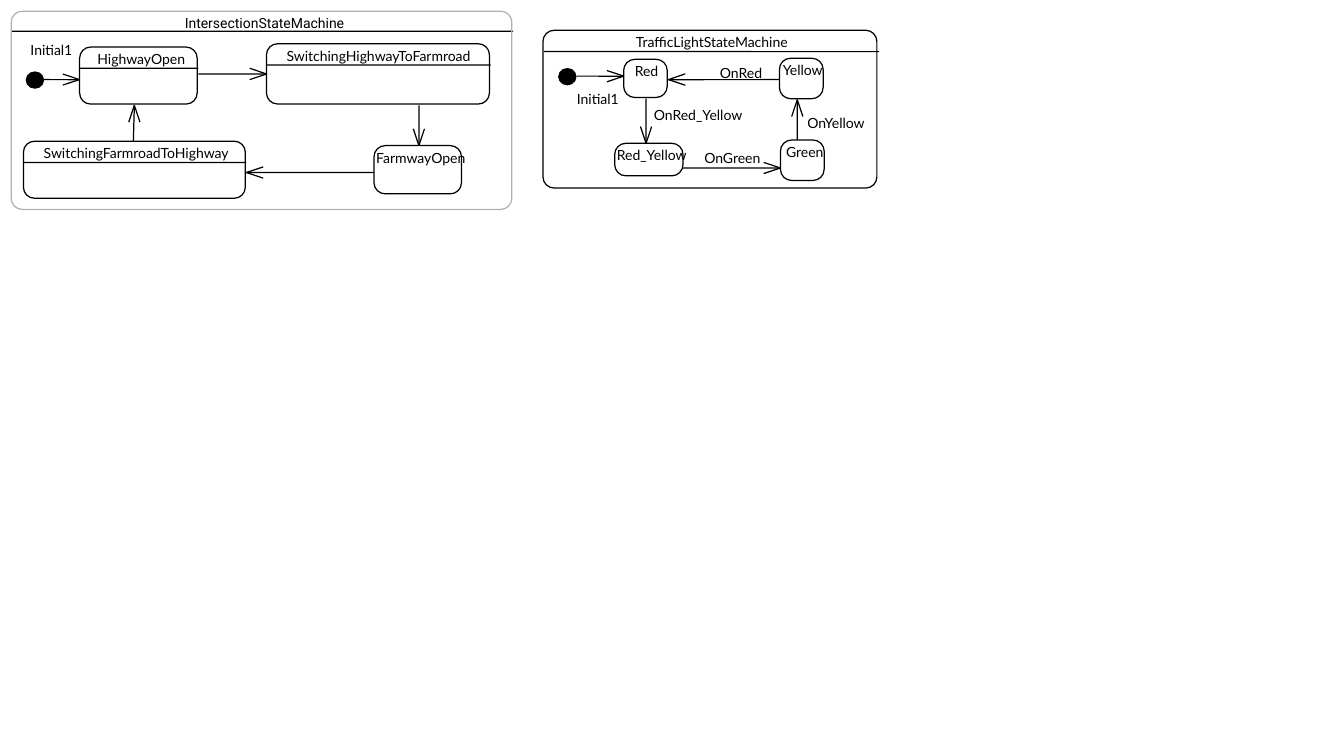
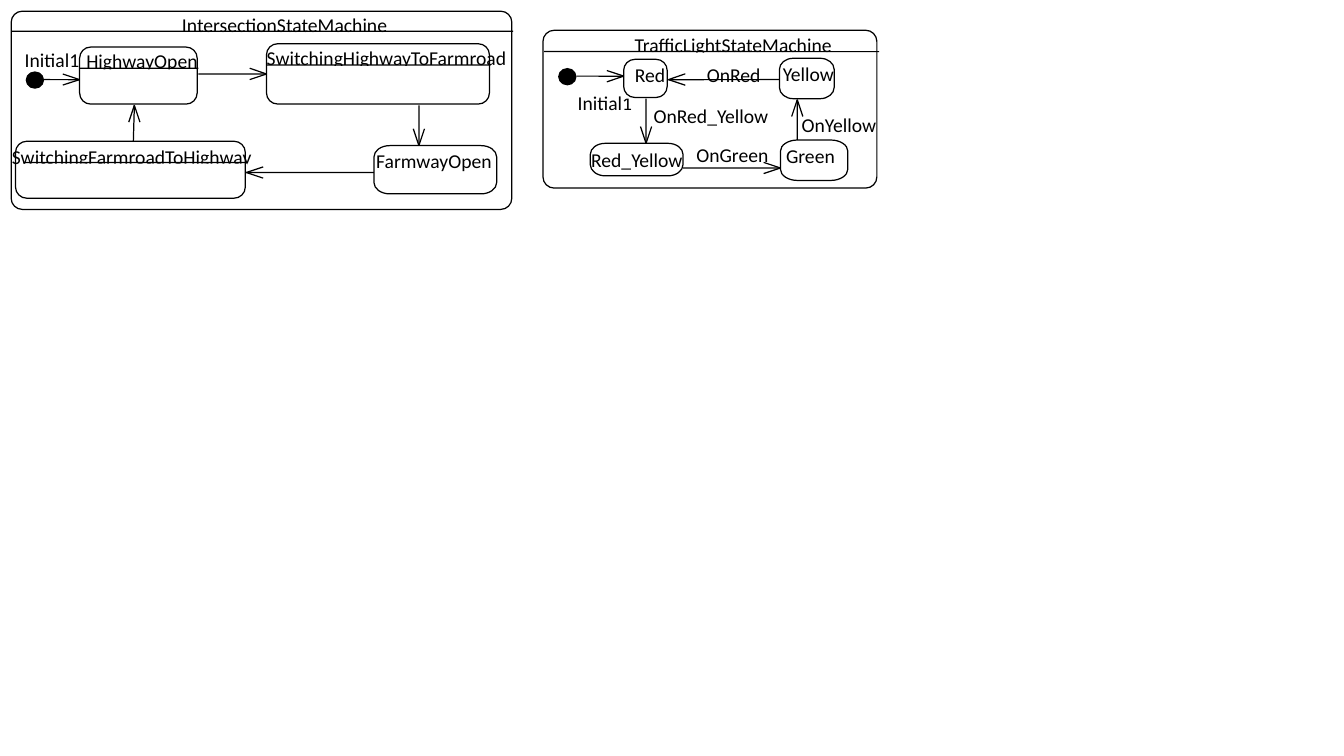
Before and after one commit to phamvancam2104/USMSyncCpp, a slide deck: slide 1 of figures/casestudystatemachine.pptx. Drawn at 1344x756 pixels with LibreOffice and Linux fonts; fonts in the diff are those of the drawing. Boxes give left, top, right and bottom in pixels: in the first picture for what was removed or moved away, otherwise in the second. Text is boxed around its words. In the diff, an @@ line names an element or a change of style, - is before the commit and + after.

```diff
--- a/figures/casestudystatemachine.pptx
+++ b/figures/casestudystatemachine.pptx
@@ freeform shape at [11,11,512,210]: outline #B0B0B0 0.88 pt to #000000 0.88 pt @@
@@ text "IntersectionStateMachine" at [182,18,387,32]: size 10 to 14 pt, font Roboto to Calibri @@
@@ text "Initial1": place and size @@
-text "Initial1" at [30,44,72,55]
+text "Initial1" at [25,53,79,73]
@@ text "HighwayOpen": place and size @@
-text "HighwayOpen" at [97,53,185,68]
+text "HighwayOpen" at [86,52,197,74]
@@ text "SwitchingHighwayToFarmroad": place and size @@
-text "SwitchingHighwayToFarmroad" at [287,50,471,64]
+text "SwitchingHighwayToFarmroad" at [267,49,506,71]
@@ size 10 to 14 pt, font Lato to Calibri in 15 elements at [635,68,665,82], [783,65,834,87], [786,150,835,163], [578,94,632,110], [707,68,761,82], [802,116,877,138], [86,52,197,74], [25,53,79,73], [696,149,768,168], [376,152,491,171], [654,109,769,126], [267,49,506,71], [591,151,682,173], [12,148,252,170], [635,38,832,53] @@
@@ rectangle: place and size @@
-rectangle at [779,58,824,100]
+rectangle at [779,58,834,100]
@@ freeform shape: place and size @@
-freeform shape at [779,58,823,99]
+freeform shape at [779,58,834,99]
@@ text "OnRed": place and size @@
-text "OnRed" at [720,67,762,80]
+text "OnRed" at [707,68,761,82]
@@ text "SwitchingFarmroadToHighway": place and size @@
-text "SwitchingFarmroadToHighway" at [44,147,229,161]
+text "SwitchingFarmroadToHighway" at [12,148,252,170]
@@ freeform shape: place and size @@
-freeform shape at [23,141,245,199]
+freeform shape at [15,141,245,199]
@@ rectangle: place and size @@
-rectangle at [374,145,463,195]
+rectangle at [374,145,490,195]
@@ freeform shape: place and size @@
-freeform shape at [374,145,462,194]
+freeform shape at [374,145,497,194]
@@ text "Red_Yellow": place and size @@
-text "Red_Yellow" at [617,148,687,164]
+text "Red_Yellow" at [591,151,682,173]
@@ freeform shape: place and size @@
-freeform shape at [615,143,684,175]
+freeform shape at [591,143,684,175]
@@ text "OnGreen": place and size @@
-text "OnGreen" at [704,153,760,163]
+text "OnGreen" at [696,149,768,168]
@@ freeform shape: place and size @@
-freeform shape at [780,140,824,180]
+freeform shape at [780,140,848,180]
```
Also in this commit, not shown: 57 other files.
